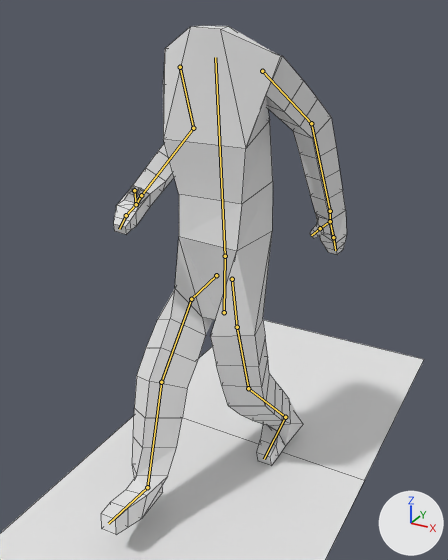
The Blender file Assets/Models/person/person.blend as it was, and as the next commit left it.
The view is the same before and after, from a 50 mm lens placed at (1.85, -4.64, 1.77), pointed at (0.06, -1.39, 0.15). Lighting does not change. The marker at lower right points along +X, +Y and +Z. Both versions are drawn at frame 24 of the action 'ArmatureAction'; the numbers are the values there. The bones that bend it are drawn over the model as lines. Mesh edges are drawn as thin lines.

In view in the first picture: 'Plane', 'Vert.002'.
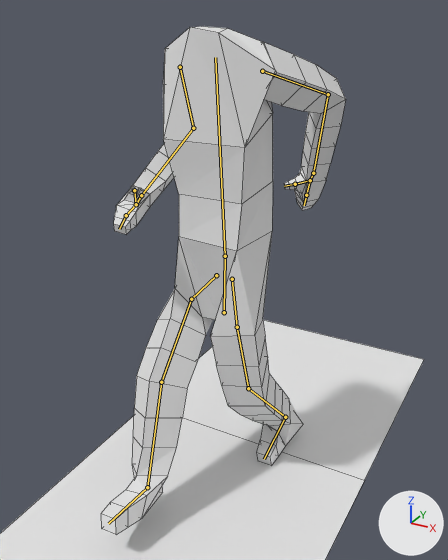
Boxes [x1, y1, x2, y2] around the edits, measured in the pictures (448 x 560 px):
'Vert.002', posed: before [101, 25, 347, 534]; after [101, 26, 346, 534]

What the commit changed:
Bone 'L.HandControl' (bone_l_handcontrol) moves from (0.256, -0.082, 0.253) to (0.445, -0.223, 0.463).
